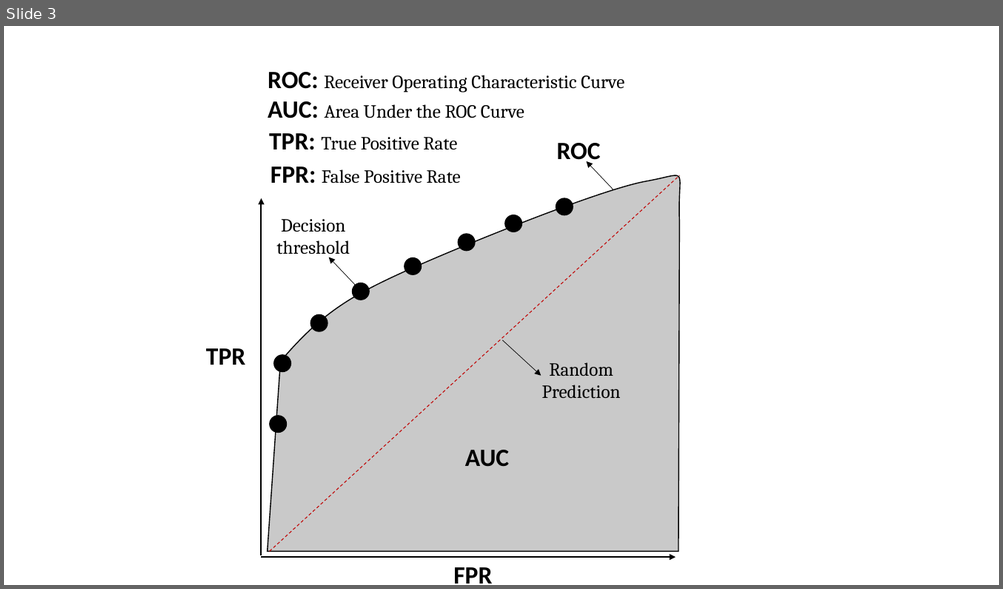
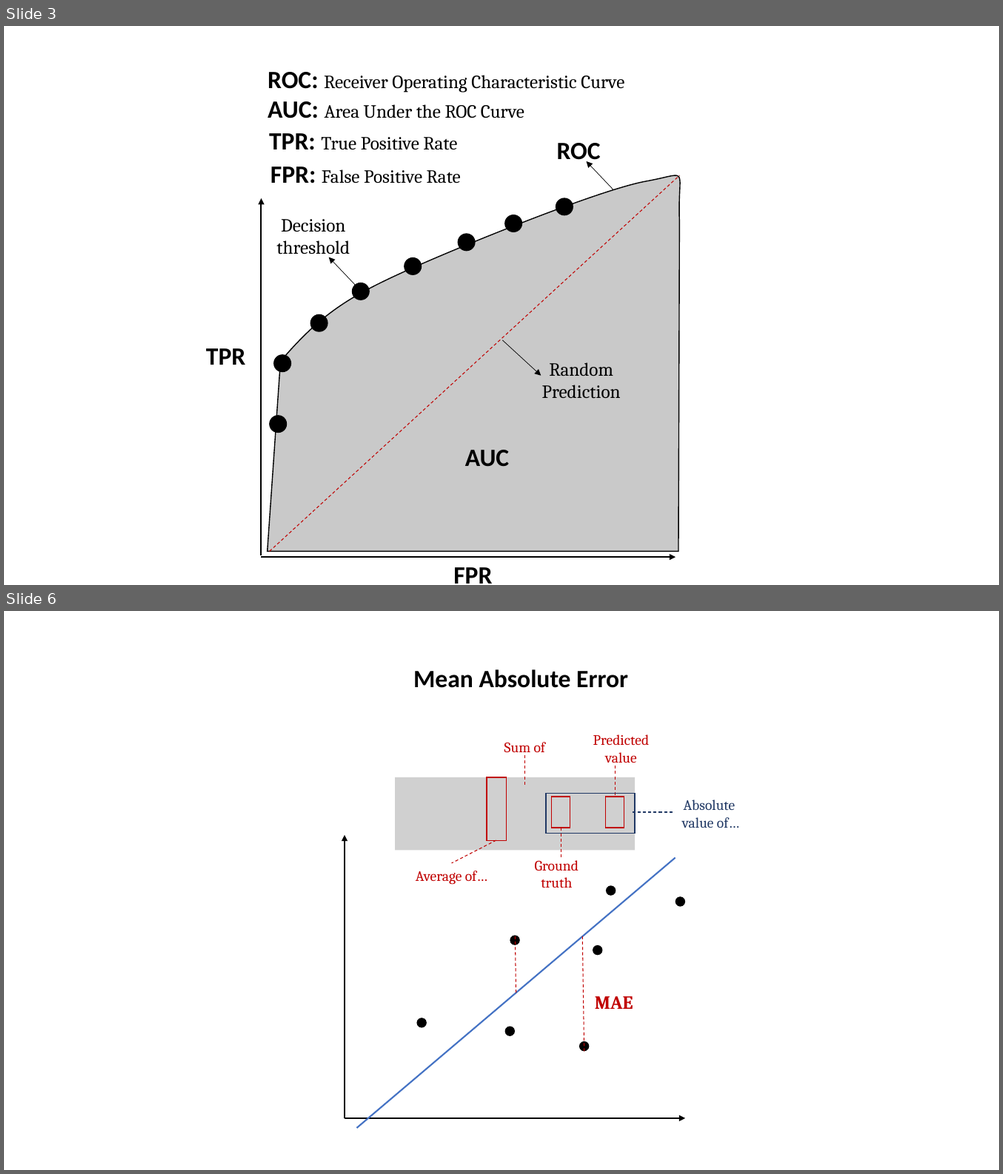
Before and after one commit to obifarin/machine-learning.ainotes, a slide deck: datasets/metrics/metrics_figures.pptx. Shown one above the other, each under a label of ours: slide 3 before the commit, slides 3 and 6 after it; the slides between them are not shown. The pictures are 1003x589 and 1003x1174 pixels, drawn with LibreOffice and Linux fonts; fonts in the diff are those of the drawing; grey boxes stand for pictures. Boxes give left, top, right and bottom in pixels: in the first picture for what was removed or moved away, otherwise in the second. Text is boxed around its words. In the diff, an @@ line names an element or a change of style, - is before the commit and + after.

```diff
--- a/datasets/metrics/metrics_figures.pptx
+++ b/datasets/metrics/metrics_figures.pptx
@@ slide 6 added at <box>4,611,999,1170</box>, background #FFFFFF @@
@@ text added at <box>413,669,628,688</box>, 24 pt, text #000000, bold @@
+Mean Absolute Error
@@ text added at <box>504,742,546,756</box>, 14 pt, text #C00000 @@
+Sum of
@@ text added at <box>593,735,649,766</box>, 14 pt, text #C00000 @@
+Predicted
+value
@@ line added from (525, 755) to (525, 785), #C00000 0.75 pt dashed @@
@@ picture added at <box>395,777,634,851</box> @@
@@ rectangle added at <box>486,777,506,841</box>, outline #C00000 1 pt @@
@@ line added from (615, 766) to (615, 795), #C00000 0.75 pt dashed @@
@@ rectangle added at <box>546,793,634,833</box>, outline #203864 1 pt @@
@@ rectangle added at <box>552,797,569,828</box>, outline #C00000 1 pt @@
@@ rectangle added at <box>606,797,623,828</box>, outline #C00000 1 pt @@
@@ text added at <box>682,800,739,828</box>, 14 pt, text #203864 @@
+Absolute
+value of…
@@ line added from (560, 828) to (560, 858), #C00000 0.75 pt dashed @@
@@ line added from (672, 812) to (632, 812), #203864 0.75 pt dashed @@
@@ arrow added from (344, 1119) to (344, 834), #000000 1.5 pt @@
@@ line added from (496, 841) to (452, 863), #C00000 0.75 pt dashed @@
@@ line added from (357, 1129) to (675, 858), #4472C4 1.5 pt @@
@@ text added at <box>415,871,487,885</box>, 14 pt, text #C00000 @@
+Average of…
@@ text added at <box>535,860,578,889</box>, 14 pt, text #C00000 @@
+Ground
+truth
@@ ellipse added at <box>606,886,616,895</box>, fill #000000 @@
@@ ellipse added at <box>675,897,686,906</box>, fill #000000 @@
@@ ellipse added at <box>510,936,520,945</box>, fill #000000 @@
@@ line added from (515, 937) to (516, 994), #C00000 0.75 pt dashed @@
@@ line added from (582, 937) to (583, 1052), #C00000 0.75 pt dashed @@
@@ ellipse added at <box>593,945,603,955</box>, fill #000000 @@
@@ text added at <box>595,997,633,1009</box>, 18 pt, text #C00000, bold @@
+MAE
@@ ellipse added at <box>417,1019,427,1028</box>, fill #000000 @@
@@ ellipse added at <box>505,1027,515,1037</box>, fill #000000 @@
@@ ellipse added at <box>579,1042,589,1051</box>, fill #000000 @@
@@ arrow added from (344, 1119) to (686, 1119), #000000 1.5 pt @@
```
Also in this commit, not shown: 2 slides changed, 1 other slide added, 10 other files.
